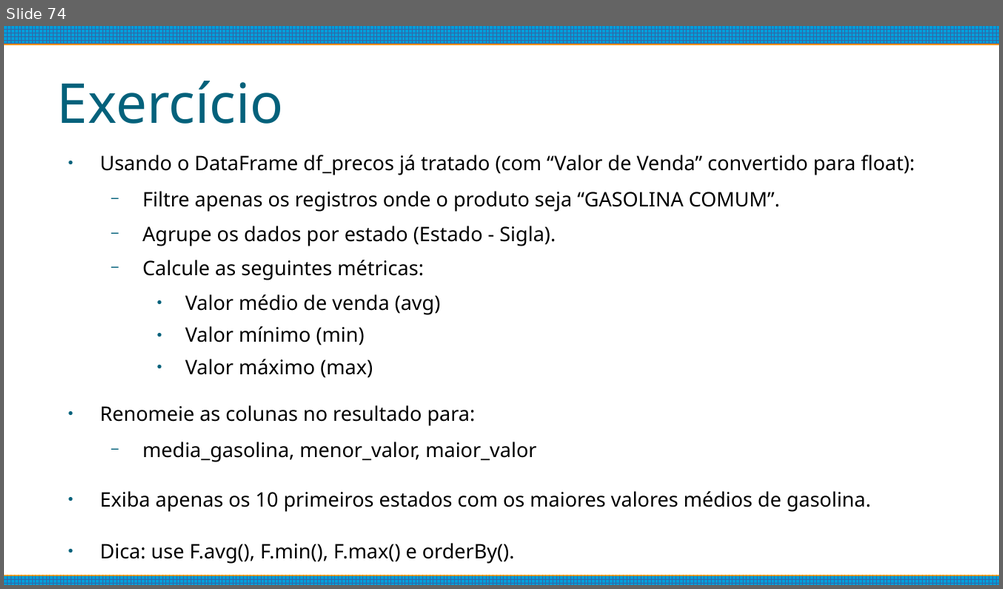
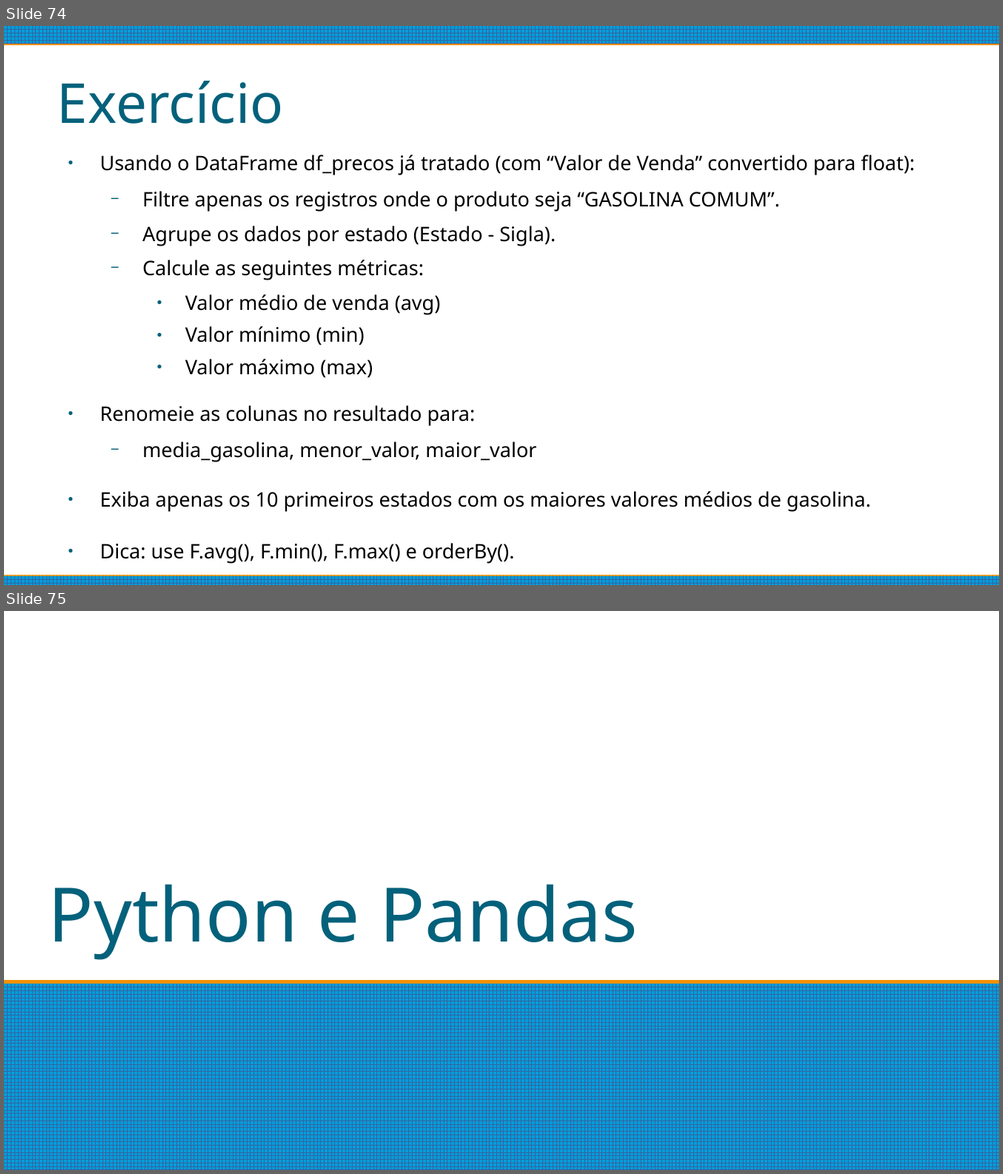
Before and after one commit to matheushpalves/estacioBigData, a slide deck: Introdução.odp. Shown one above the other, each under a label of ours: slide 74 before the commit, slides 74 and 75 after it. The pictures are 1003x589 and 1003x1174 pixels, drawn with LibreOffice and Linux fonts; fonts in the diff are those of the drawing. Boxes give left, top, right and bottom in pixels: in the first picture for what was removed or moved away, otherwise in the second. Text is boxed around its words. In the diff, an @@ line names an element or a change of style, - is before the commit and + after.

```diff
--- a/Introdução.odp
+++ b/Introdução.odp
@@ slide 75 added at (4, 611, 999, 1170), background #FFFFFF @@
@@ title added at (48, 884, 637, 960), 60 pt, text #04617B @@
+Python e Pandas
@@ rectangle added at (4, 984, 999, 1170), fill pattern #3465A4 on #009EDA @@
```
Also in this commit, not shown: 3 other slides added.
